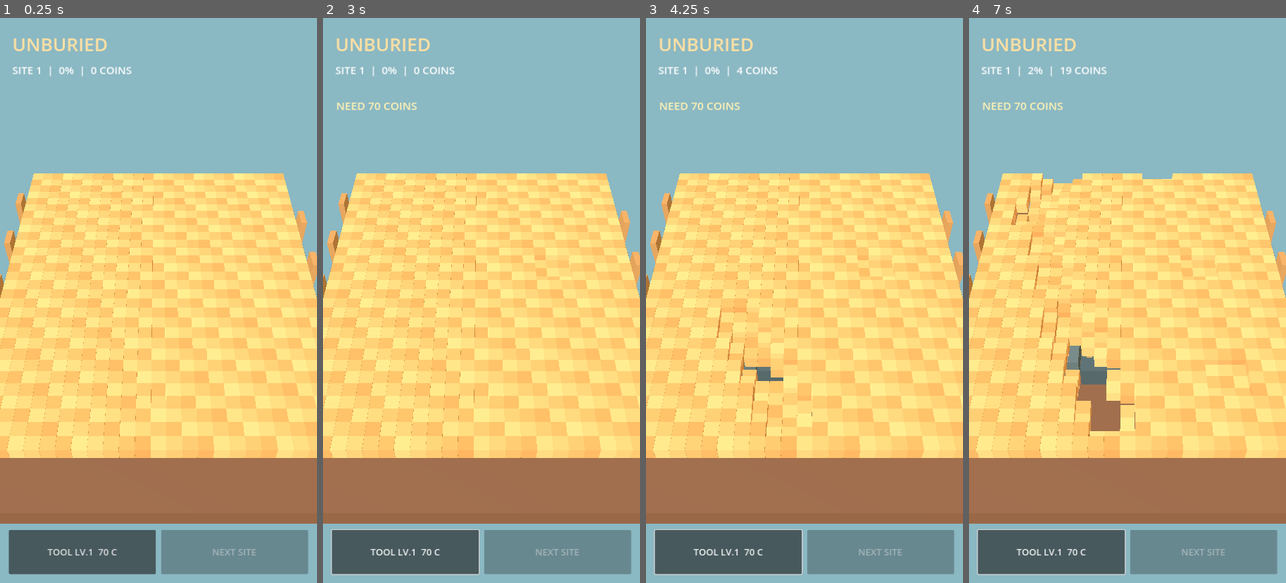
Above: before the commit, frames 1-4 (left to right).
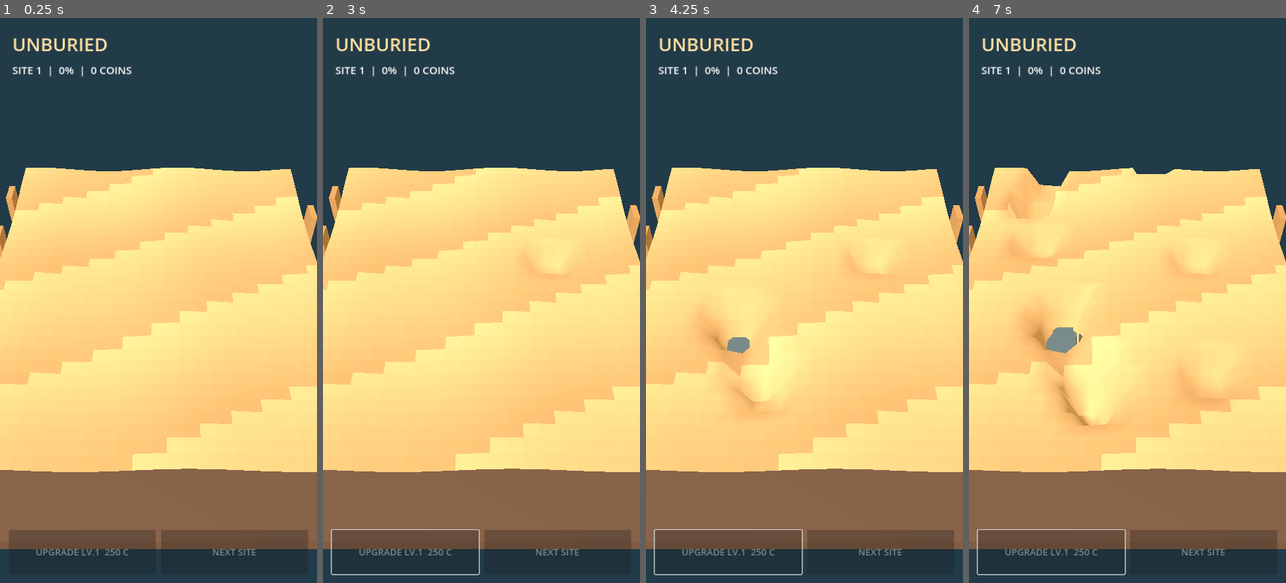
Above: after the commit, the same moments.

Repository: SniperKoYTx/SnipeMini
Game: Godot game, scene res://main.tscn
The game is run twice, just before and just after one commit, with the same random seed, the same clock (stepped at 60 frames per second) and the same inputs.
Inputs (mouse positions are in pixels of both pictures, inside the frame that each line leads up to):
- Up to frame 1 (0.25 s): no input
- Up to frame 2 (3 s): click (405, 554) at 0.5 s, where only the run before the commit has a clickable "TOOL LV.1 70 C"; click (405, 554) at 1.25 s, where only the run before the commit has a clickable "TOOL LV.1 70 C"; click (405, 554) at 2 s, where only the run before the commit has a clickable "TOOL LV.1 70 C"; tap Enter at 2.75 s; move the mouse to (551, 272) at 2.77 s; click (551, 272) at 2.92 s
- Up to frame 3 (4.25 s): tap Space at 3.5 s; drag from (741, 328) to (788, 413) at 3.52 s
- Up to frame 4 (7 s): tap Enter at 4.25, 5.75 s; move the mouse to (1159, 176) at 4.27 s; click (1159, 176) at 4.42 s; tap Space at 5, 6.5 s; drag from (1111, 413) to (1032, 215) at 5.02 s; move the mouse to (1222, 385) at 5.77 s; click (1222, 385) at 5.92 s; drag from (1032, 215) to (1079, 159) at 6.52 s

The runs differ from the first frame. In frame 1, 59% of the frame differs, in the area x 0-100%, y 0-100%; in frame 2, 59%; in frame 3, 61%; in frame 4, 63%.

Commit message:
Rebuild excavation terrain as shaded 3D mesh and rebalance digging, unlocks and upgrades

Diff:
--- a/godot/main.gd
+++ b/godot/main.gd
@@ -10,7 +10,11 @@
 var site := 1
 var excavated := 0
 var dragging := false
-var sand_mesh: MultiMeshInstance3D
+var sand_mesh: MeshInstance3D
+var last_dig_ms := 0
+var discovery_count := 0
+var started_at := 0
+var hud_panel: PanelContainer
 var camera: Camera3D
 var hud: CanvasLayer
 var title_label: Label
@@ -27,6 +31,7 @@
 func _ready() -> void:
  depth.resize(TOTAL)
  _load_progress()
+ started_at = Time.get_ticks_msec()
  _setup_environment()
  _create_robot()
  _setup_sand()
@@ -54,7 +59,7 @@
  var env := WorldEnvironment.new()
  var environment := Environment.new()
  environment.background_mode = Environment.BG_COLOR
- environment.background_color = Color("#8ab8c3")
+ environment.background_color = Color("#223b48")
  environment.ambient_light_source = Environment.AMBIENT_SOURCE_COLOR
  environment.ambient_light_color = Color("#ffe4b4")
  environment.ambient_light_energy = 0.9
@@ -65,12 +70,12 @@
  light.light_energy = 1.4
  add_child(light)
  camera = Camera3D.new()
- camera.position = Vector3(0, 9.0, 8.4)
+ camera.position = Vector3(0, 8.3, 7.8)
  camera.fov = 55
  add_child(camera)
  camera.look_at(Vector3(0, -0.1, 0), Vector3.UP)
  camera.make_current()
- _cube(self, Vector3(0,-1.25,0), Vector3(8,0.5,9), Color("#74513a"))
+ _cube(self, Vector3(0,-1.5,0), Vector3(8,0.4,9), Color("#614735"))
  for i in range(10):
   var x := -3.8 if i % 2 == 0 else 3.8
   _cube(self, Vector3(x,-0.5,-3.7+i*0.8), Vector3(0.15,1.0,0.5), Color("#b78a53"))
@@ -91,36 +96,52 @@
   _cube(robot, Vector3(-0.8+i*0.26,-0.12,1.5),Vector3(0.12,0.1,0.12),Color("#d5b575"),0.4)
 
 func _setup_sand() -> void:
- sand_mesh = MultiMeshInstance3D.new()
- var cube := BoxMesh.new()
- cube.size = Vector3(SIZE*0.99, 0.28, SIZE*0.99)
- var material := StandardMaterial3D.new()
- material.vertex_color_use_as_albedo = true
- material.roughness = 1.0
- cube.material = material
- var mm := MultiMesh.new()
- mm.transform_format = MultiMesh.TRANSFORM_3D
- mm.use_colors = true
- mm.instance_count = TOTAL
- mm.mesh = cube
- sand_mesh.multimesh = mm
+ sand_mesh = MeshInstance3D.new()
+ sand_mesh.name = "ExcavationTerrain"
  add_child(sand_mesh)
  _update_sand()
 
+func _sand_height(x: int, y: int) -> float:
+ var xx := clampi(x,0,NX-1)
+ var yy := clampi(y,0,NY-1)
+ var d := float(depth[yy*NX+xx])
+ return -1.05 + d*0.48 + sin(float(xx)*0.48+float(site))*0.055 + cos(float(yy)*0.41)*0.055
+
 func _update_sand() -> void:
- var mm := sand_mesh.multimesh
+ var st := SurfaceTool.new()
+ st.begin(Mesh.PRIMITIVE_TRIANGLES)
+ var origin_x := -float(NX)*SIZE*0.5
+ var origin_z := -float(NY)*SIZE*0.5
  for y in range(NY):
   for x in range(NX):
-   var idx := y*NX+x
-   var d := int(depth[idx])
-   var px := (float(x)-float(NX-1)/2.0)*SIZE
-   var pz := (float(y)-float(NY-1)/2.0)*SIZE
-   var elevation := 0.42 - float(3-d)*0.16
-   if d == 0:
-    elevation = -2.5
-   mm.set_instance_transform(idx,Transform3D(Basis(),Vector3(px,elevation,pz)))
-   var shade := float((x*13+y*7+site*11)%17)/110.0
-   mm.set_instance_color(idx,Color(0.82+shade,0.58+shade,0.32+shade))
+   var px := origin_x+float(x)*SIZE
+   var pz := origin_z+float(y)*SIZE
+   var h00 := _sand_height(x,y)
+   var h10 := _sand_height(x+1,y)
+   var h01 := _sand_height(x,y+1)
+   var h11 := _sand_height(x+1,y+1)
+   var seed := float((x*37+y*17+site*11)%19)/19.0
+   var sand_color := Color("#c89a62").lerp(Color("#f3d393"),seed*0.58)
+   st.set_color(sand_color)
+   st.add_vertex(Vector3(px,h00,pz))
+   st.set_color(sand_color)
+   st.add_vertex(Vector3(px+SIZE,h10,pz))
+   st.set_color(sand_color)
+   st.add_vertex(Vector3(px,h01,pz+SIZE))
+   st.set_color(sand_color)
+   st.add_vertex(Vector3(px+SIZE,h10,pz))
+   st.set_color(sand_color)
+   st.add_vertex(Vector3(px+SIZE,h11,pz+SIZE))
+   st.set_color(sand_color)
+   st.add_vertex(Vector3(px,h01,pz+SIZE))
+ st.generate_normals()
+ var mesh := st.commit()
+ var mat := StandardMaterial3D.new()
+ mat.vertex_color_use_as_albedo = true
+ mat.roughness = 1.0
+ mat.cull_mode = BaseMaterial3D.CULL_DISABLED
+ mesh.surface_set_material(0,mat)
+ sand_mesh.mesh = mesh
 
 func _setup_hud() -> void:
  hud = CanvasLayer.new()
@@ -188,13 +209,16 @@
  var direction := camera.project_ray_normal(pos)
  if absf(direction.y) < 0.0001:
   return
- var distance := (0.45-origin.y)/direction.y
+ var distance := (0.15-origin.y)/direction.y
  if distance < 0:
   return
  var point := origin+direction*distance
  var cx := int(round(point.x/SIZE+float(NX-1)/2.0))
  var cy := int(round(point.z/SIZE+float(NY-1)/2.0))
- var radius := 1 if tool==1 else (2 if tool==2 else 3)
+ var radius := 1 if tool<3 else 2
+ if Time.get_ticks_msec()-last_dig_ms < 75:
+  return
+ last_dig_ms = Time.get_ticks_msec()
  var changed := false
  for y in range(maxi(0,cy-radius),mini(NY,cy+radius+1)):
   for x in range(maxi(0,cx-radius),mini(NX,cx+radius+1)):
@@ -206,7 +230,8 @@
     changed = true
     if depth[idx]==0:
      excavated+=1
-     money+=1
+     if excavated%15==0:
+      money+=1
  if changed:
   _update_sand()
   _discover()
@@ -227,15 +252,19 @@
      count+=1
   if count>=int(total*0.8):
    found[i]=true
-   money+=REWARDS[i]
+   discovery_count+=1
+   money+=REWARDS[i] * site
    toast_label.text = NAMES[i]+"  +"+str(REWARDS[i])
    get_tree().create_timer(2.5).timeout.connect(func():toast_label.text="")
 
 func _buy_tool() -> void:
- var price := 70 if tool==1 else (220 if tool==2 else 550)
- if tool>=4:
-  return
- if money<price:
+ var price := _tool_price()
+ if tool>=6:
+  return
+ if money<price or discovery_count < tool:
+  if discovery_count < tool:
+   toast_label.text = "FIND MORE ARTIFACTS FIRST"
+   return
   toast_label.text = "NEED "+str(price)+" COINS"
   return
  money-=price
@@ -245,11 +274,12 @@
  _save_progress()
 
 func _next_site() -> void:
- if excavated<float(TOTAL)*0.68:
-  toast_label.text = "EXCAVATE 68% FIRST"
+ if excavated<float(TOTAL)*0.82 or not found.all(func(v): return v):
+  toast_label.text = "EXCAVATE 82% AND FIND ALL RELICS"
   return
  site+=1
  excavated=0
+ discovery_count=0
  found=[false,false,false,false]
  depth.fill(3)
  _update_sand()
@@ -258,15 +288,19 @@
 
 func _refresh() -> void:
  status_label.text = "SITE "+str(site)+"  |  "+str(int(float(excavated)/TOTAL*100.0))+"%  |  "+str(money)+" COINS"
- var price := 70 if tool==1 else (220 if tool==2 else 550)
- buy_button.text = "MAX TOOL" if tool>=4 else "TOOL LV."+str(tool)+"  "+str(price)+" C"
- next_button.disabled = excavated<float(TOTAL)*0.68
+ var price := _tool_price()
+ buy_button.text = "MAX TOOL" if tool>=6 else "UPGRADE LV."+str(tool)+"  "+str(price)+" C"
+ buy_button.disabled = tool>=6 or money<price or discovery_count<tool
+ next_button.disabled = excavated<float(TOTAL)*0.82 or not found.all(func(v): return v)
+
+func _tool_price() -> int:
+ return int(250.0 * pow(2.6,float(tool-1)))
 
 func _save_progress() -> void:
  var file := FileAccess.open("user://unburied.save",FileAccess.WRITE)
  if file==null:
   return
- file.store_var({"money":money,"tool":tool,"site":site,"depth":depth,"found":found})
+ file.store_var({"money":money,"tool":tool,"site":site,"depth":depth,"found":found,"discovery_count":discovery_count})
 
 func _load_progress() -> void:
  depth.fill(3)
@@ -279,7 +313,8 @@
  if not data is Dictionary:
   return
  money=int(data.get("money",0))
- tool=clampi(int(data.get("tool",1)),1,4)
+ tool=clampi(int(data.get("tool",1)),1,6)
+ discovery_count=int(data.get("discovery_count",0))
  site=maxi(1,int(data.get("site",1)))
  var stored = data.get("depth",PackedByteArray())
  if stored is PackedByteArray and stored.size()==TOTAL:
@@ -287,6 +322,7 @@
  var flags = data.get("found",[false,false,false,false])
  if flags is Array and flags.size()==4:
   found=flags
+  discovery_count=maxi(discovery_count,found.count(true))
  for d in depth:
   if d==0:
    excavated+=1
